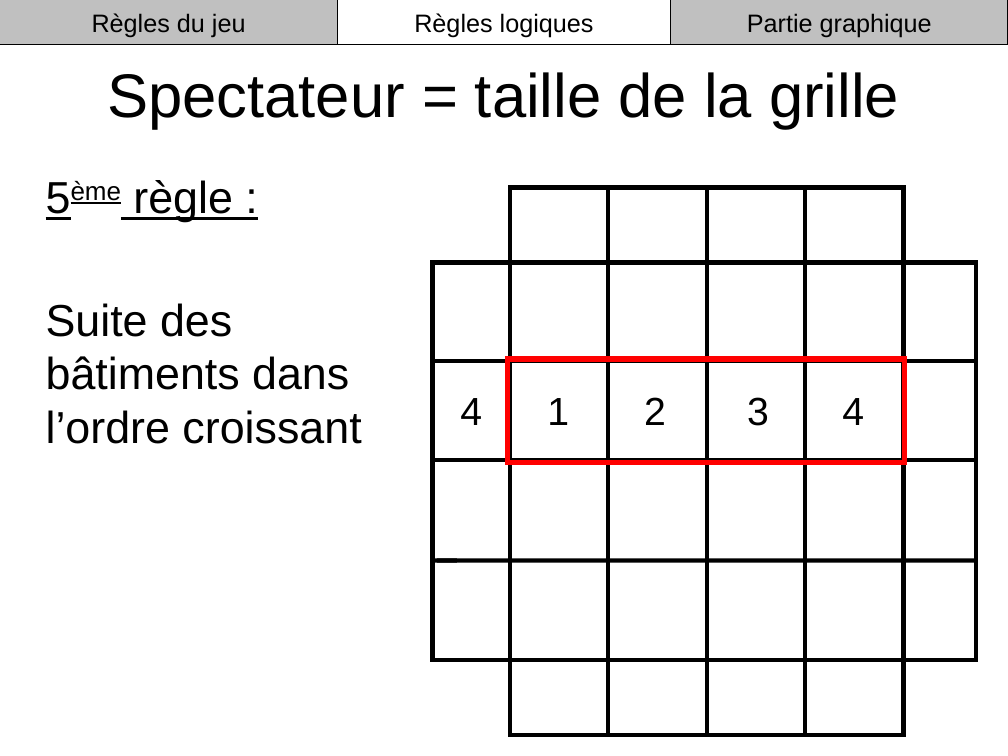
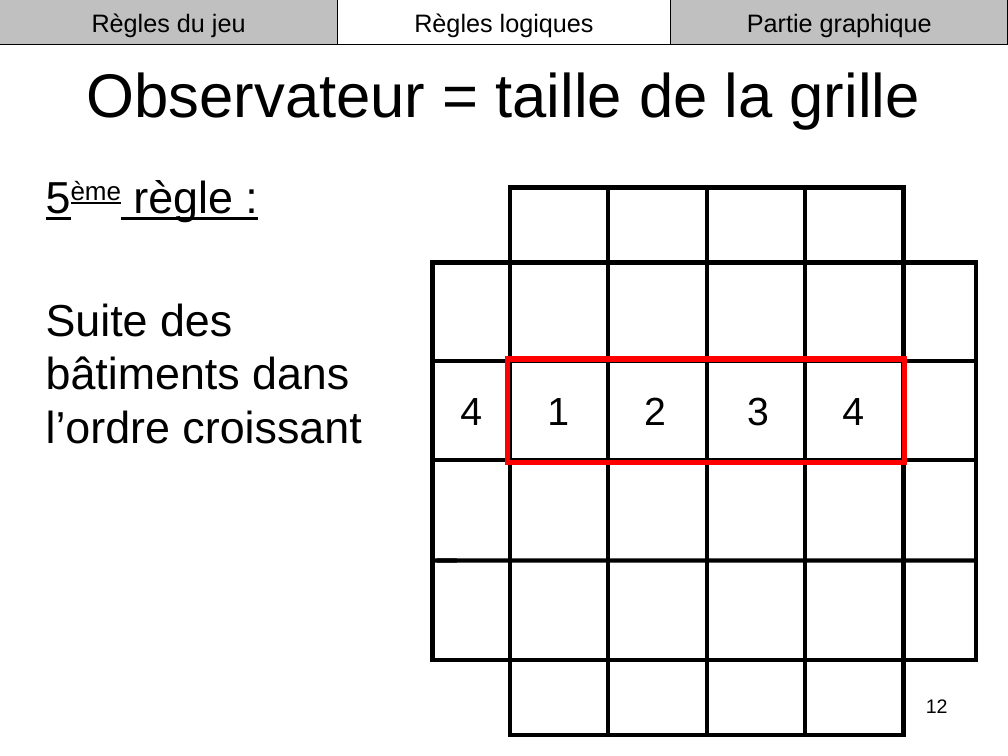
Before and after one commit to roulian/grillprojettuteure, a slide deck: slide 12 of documents/Power Point Soutenance du 18-01-10/Oral.ppt. Drawn at 1008x756 pixels with LibreOffice and Linux fonts; fonts in the diff are those of the drawing. Boxes give left, top, right and bottom in pixels: in the first picture for what was removed or moved away, otherwise in the second. Text is boxed around its words. In the diff, an @@ line names an element or a change of style, - is before the commit and + after.

```diff
--- a/documents/Power Point Soutenance du 18-01-10/Oral.ppt
+++ b/documents/Power Point Soutenance du 18-01-10/Oral.ppt
@@ title at [87,72,920,129]: text changed @@
-Spectateur = taille de la grille
+Observateur = taille de la grille
@@ page number added at [926,699,948,713], 14 pt, text #000000 @@
+12
```
Also in this commit, not shown: 19 other slides changed.
